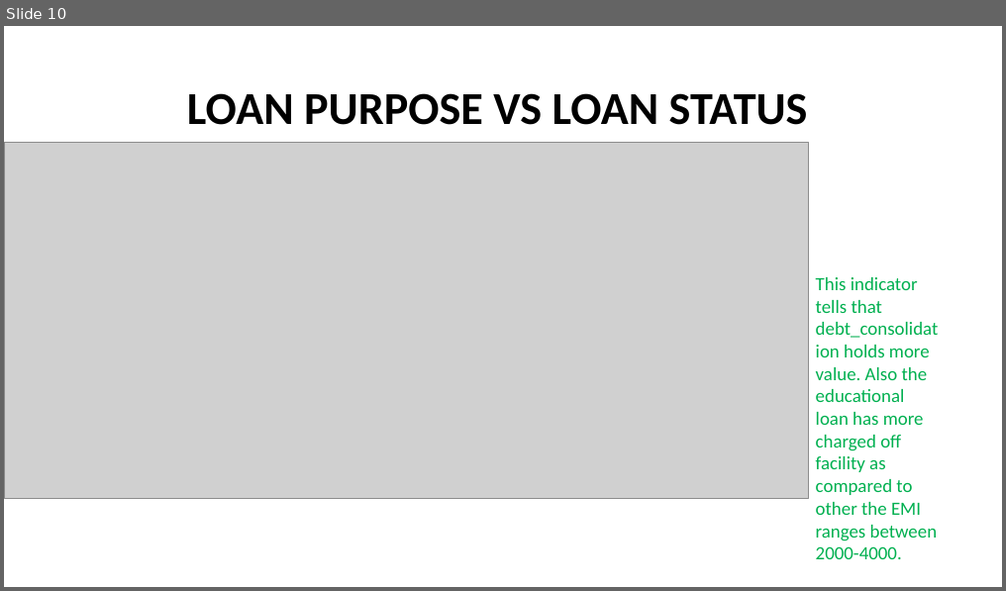
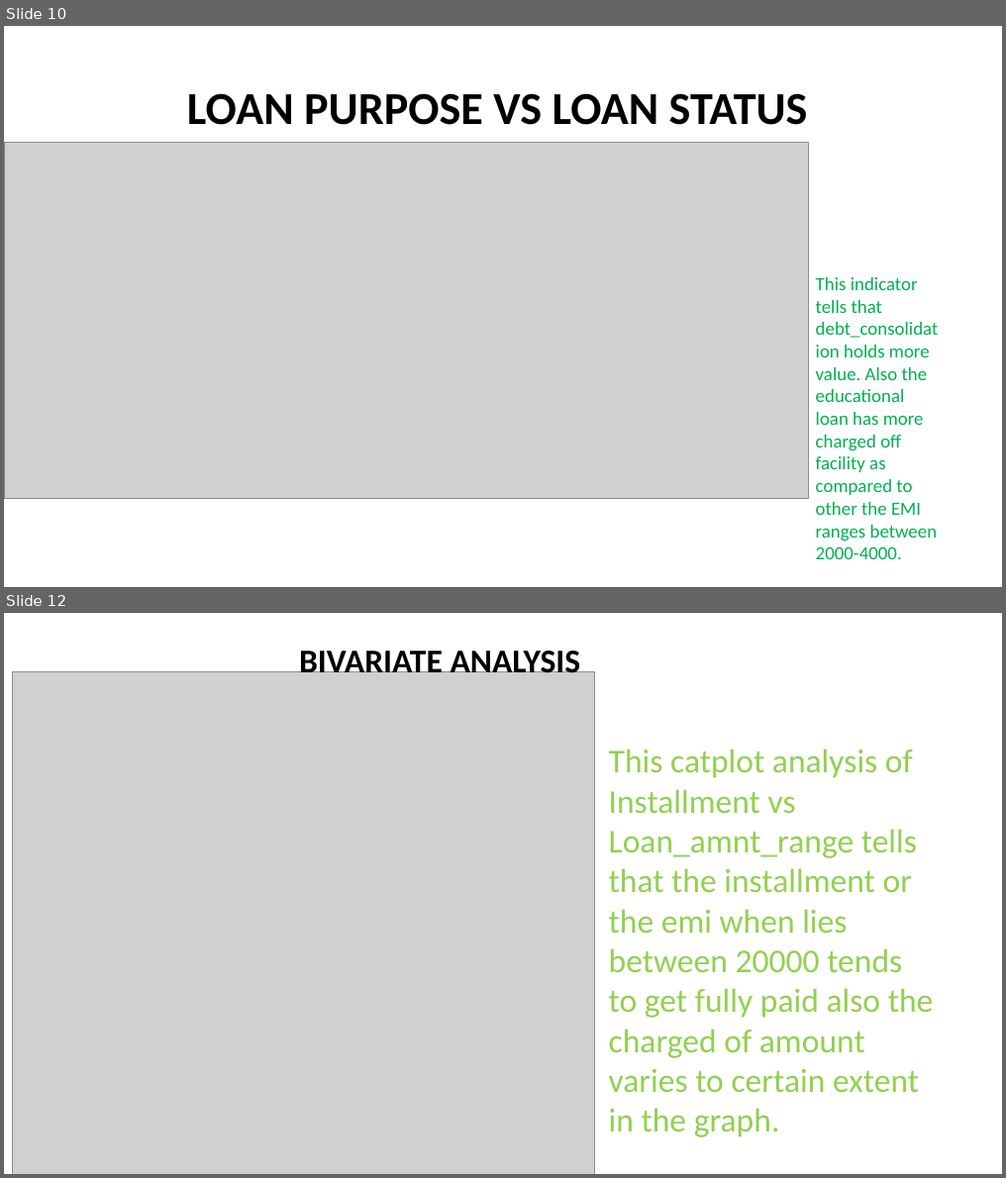
Before and after one commit to abhi-alone/EDA_Case_Study, a slide deck: LENDING CLUB CASE STUDY.pptx. Shown one above the other, each under a label of ours: slide 10 before the commit, slides 10 and 12 after it; the slides between them are not shown. The pictures are 1006x591 and 1006x1178 pixels, drawn with LibreOffice and Linux fonts; fonts in the diff are those of the drawing; grey boxes stand for pictures. Boxes give left, top, right and bottom in pixels: in the first picture for what was removed or moved away, otherwise in the second. Text is boxed around its words. In the diff, an @@ line names an element or a change of style, - is before the commit and + after.

Commit message:
The various graph analysis and Conclusion in readme file

```diff
--- a/LENDING CLUB CASE STUDY.pptx
+++ b/LENDING CLUB CASE STUDY.pptx
@@ slide 12 added at [4, 613, 1002, 1174], background #FFFFFF @@
@@ picture added at [12, 671, 594, 1174] @@
@@ text added at [299, 646, 581, 673], 32 pt, text #000000, bold @@
+BIVARIATE ANALYSIS
@@ text added at [609, 749, 934, 1138], 32 pt, text #92D050 @@
+This catplot analysis of Installment vs Loan_amnt_range tells that the installment or the emi when lies between 20000 tends to get fully paid also the charged of amount varies to certain extent in the graph.
```
Also in this commit, not shown: 1 slide changed, 2 other slides added, 1 other file.
